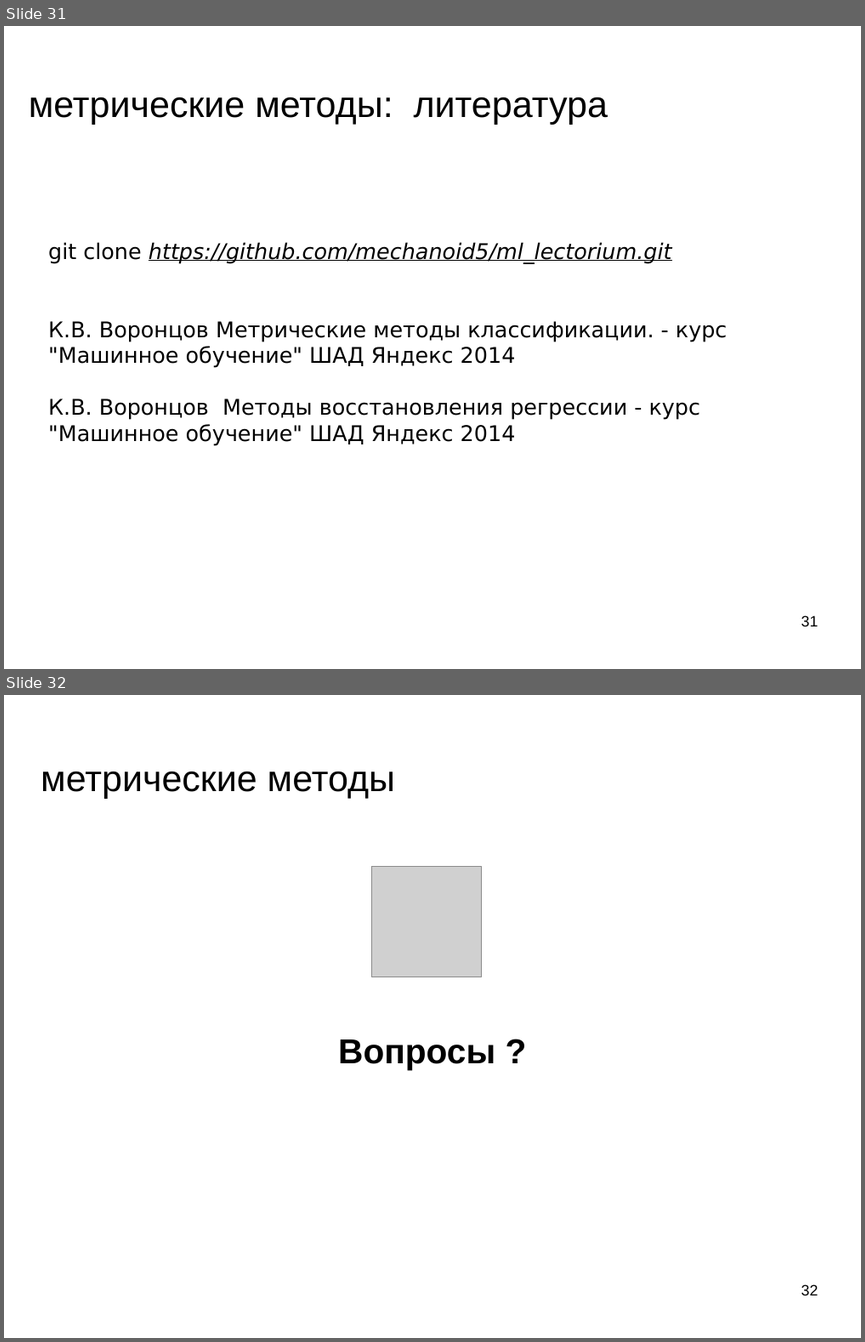
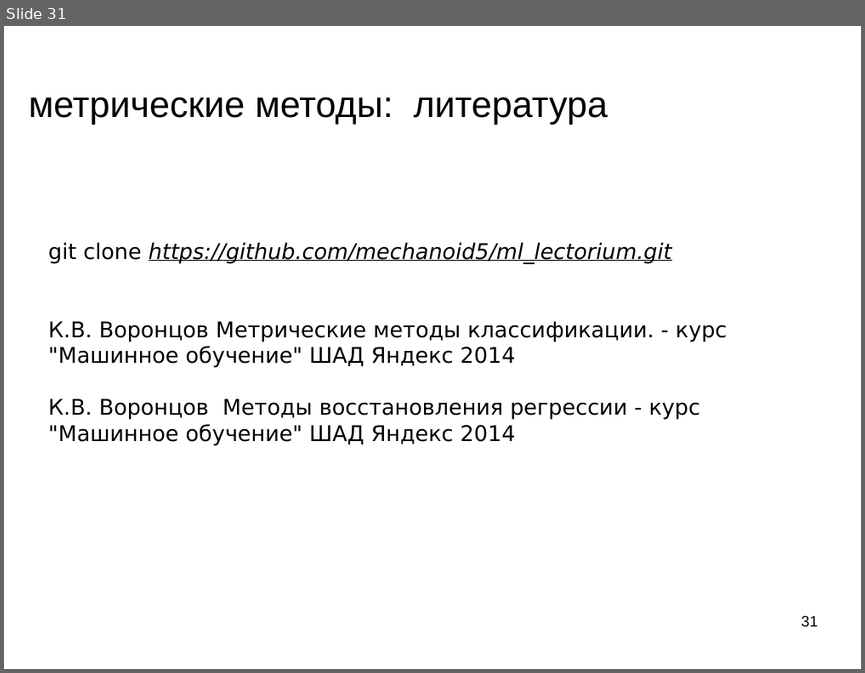
Before and after one commit to mechanoid5/ml_lectorium_legacy, a slide deck: 03-metric.odp. Shown one above the other, each under a label of ours: slides 31 and 32 before the commit, slide 31 after it. The pictures are 865x1342 and 865x673 pixels, drawn with LibreOffice and Linux fonts; fonts in the diff are those of the drawing; grey boxes stand for pictures; background and template pictures are left out. Boxes give left, top, right and bottom in pixels: in the first picture for what was removed or moved away, otherwise in the second. Text is boxed around its words. In the diff, an @@ line names an element or a change of style, - is before the commit and + after.

```diff
--- a/03-metric.odp
+++ b/03-metric.odp
@@ slide 32 removed at [4, 695, 861, 1338], background picture (left out) @@
@@ title removed at [41, 771, 395, 799] @@
-метрические методы
@@ picture removed at [371, 867, 482, 977] @@
@@ subtitle removed at [338, 1039, 495, 1070] @@
-Вопросы ?
@@ page number removed at [801, 1284, 818, 1295] @@
-32
```
Also in this commit, not shown: 1 other slide removed, 23 other files.
